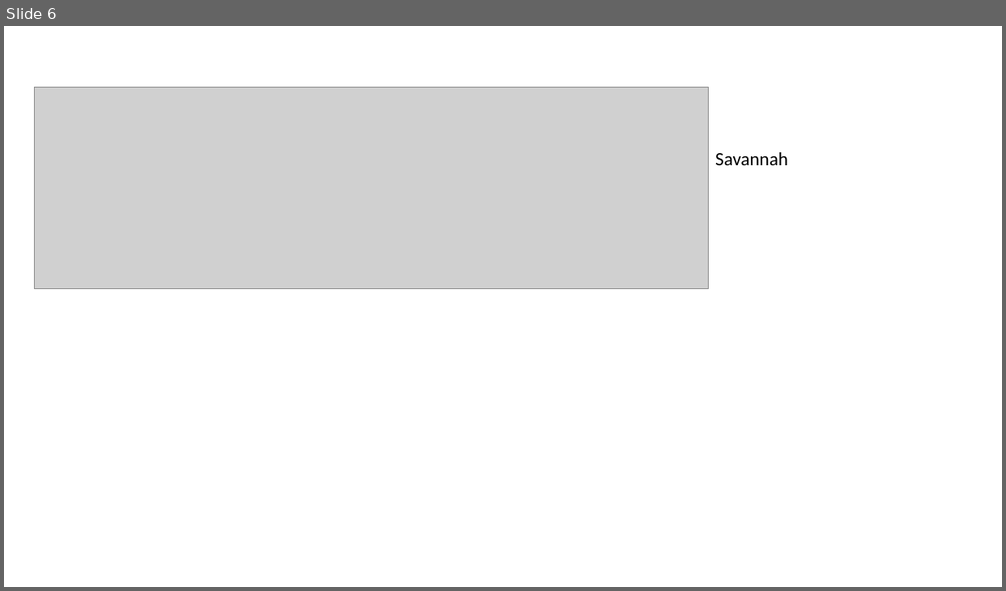
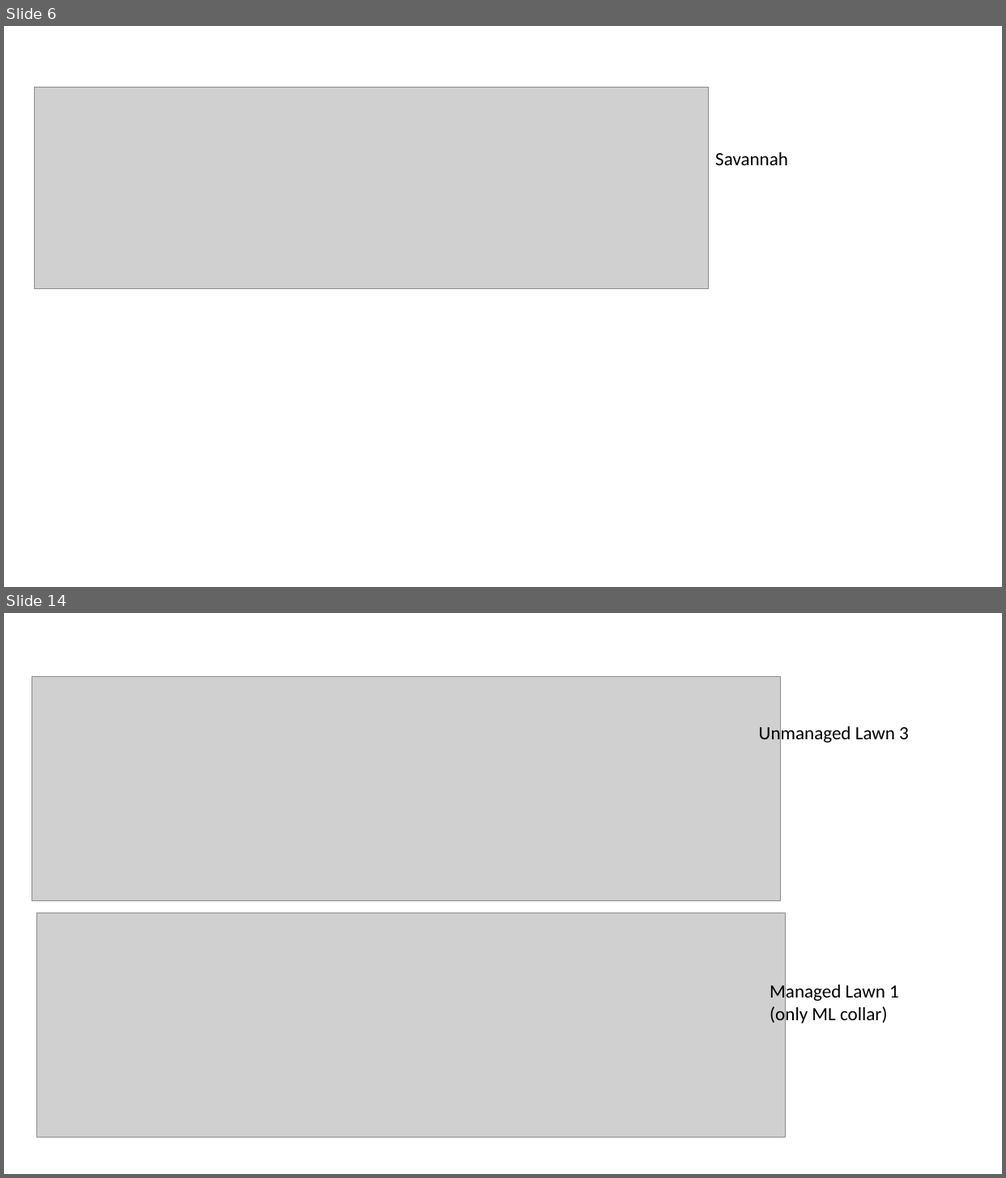
Before and after one commit to rosehanuy/soil-flux-nybg, a slide deck: Chamber_Temp_Plots.pptx. Shown one above the other, each under a label of ours: slide 6 before the commit, slides 6 and 14 after it; the slides between them are not shown. The pictures are 1006x591 and 1006x1178 pixels, drawn with LibreOffice and Linux fonts; fonts in the diff are those of the drawing; grey boxes stand for pictures. Boxes give left, top, right and bottom in pixels: in the first picture for what was removed or moved away, otherwise in the second. Text is boxed around its words. In the diff, an @@ line names an element or a change of style, - is before the commit and + after.

Commit message:
added collar plots to ppt

```diff
--- a/Chamber_Temp_Plots.pptx
+++ b/Chamber_Temp_Plots.pptx
@@ slide 14 added at (4,613,1002,1174), background #FFFFFF @@
@@ picture added at (32,677,780,901) @@
@@ text added at (759,724,909,745), 18 pt, text #000000 @@
+Unmanaged Lawn 3
@@ picture added at (37,914,786,1138) @@
@@ text added at (769,982,899,1026), 18 pt, text #000000 @@
+Managed Lawn 1
+(only ML collar)
```
Also in this commit, not shown: 1 slide changed, 10 other slides added, 2 other files.
